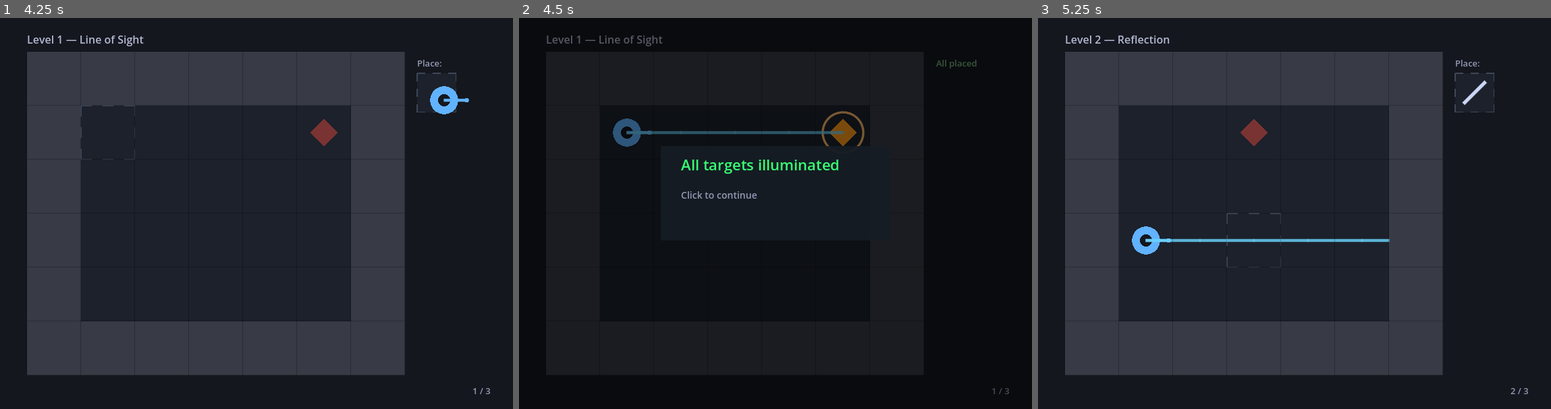
Above: before the commit, frames 1-3 (left to right).
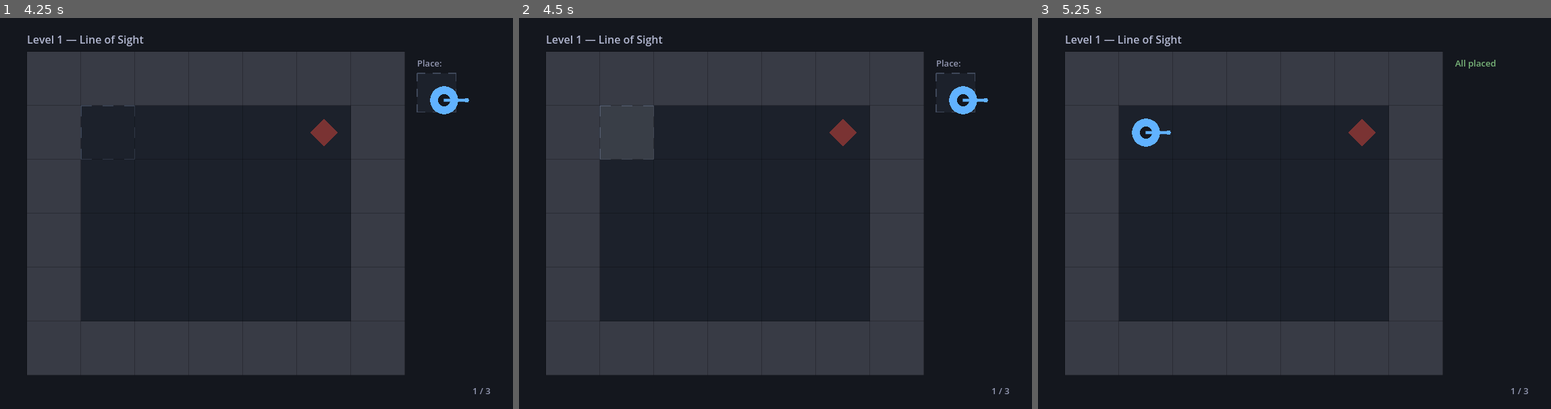
Above: after the commit, the same moments.

Repository: clusterrace/first-puzzle-game
Game: Godot game, scene res://scenes/Game.tscn
The game is run twice, just before and just after one commit, with the same random seed, the same clock (stepped at 60 frames per second) and the same inputs.
Inputs (mouse positions are in pixels of both pictures, inside the frame that each line leads up to):
- Up to frame 1 (4.25 s): tap Enter at 0.5, 2, 3.5 s; move the mouse to (369, 193) at 0.52 s; click (369, 193) at 0.67 s; tap Space at 1.25, 2.75 s; move the mouse to (153, 233) at 1.27 s; click (153, 233) at 1.42 s; move the mouse to (307, 127) at 2.02 s; click (307, 127) at 2.17 s; move the mouse to (230, 291) at 2.77 s; click (230, 291) at 2.92 s; move the mouse to (410, 272) at 3.52 s; click (410, 272) at 3.67 s
- Up to frame 2 (4.5 s): tap Space at 4.25 s; move the mouse to (621, 154) at 4.27 s; click (621, 154) at 4.42 s
- Up to frame 3 (5.25 s): move the mouse to (1320, 213) at 5.02 s; click (1320, 213) at 5.17 s

Frame 1 is identical in both runs. In frame 2, 35% of the frame differs, in the area x 5-96%, y 4-97%; in frame 3, 1.8%.
Error after the commit: Parse Error: Invalid escape in string. (res://scripts/AudioManager.gd:188)

Commit message:
Integrate placeholder SFX into game events (KAMA-21)
- Set up AudioManager as autoload singleton in project.godot
- Wire audio event triggers into Game.gd:
  * piece placement → evt_piece_placed()
  * mirror flips → evt_mirror_flipped()
  * target illumination → evt_target_lit()
  * puzzle completion → evt_level_complete()
  * level advance → evt_advance_level()
- Track newly lit targets to trigger targeted audio feedback
- Create placeholder audio files (silent WAV format) for all 11 SFX
- Update AudioManager to load WAV assets instead of OGG

All high-priority game events now trigger corresponding audio,
setting foundation for future SFX asset replacement.

Co-Authored-By: Paperclip <noreply@paperclip.ing>

Diff:
--- a/project.godot
+++ b/project.godot
@@ -11,6 +11,10 @@
 config/features=PackedStringArray("4.6", "GL Compatibility")
 config/icon="res://icon.svg"
 
+[autoload]
+
+AudioManager="*res://scripts/AudioManager.gd"
+
 [display]
 
 window/size/viewport_width=760
--- a/scripts/AudioManager.gd
+++ b/scripts/AudioManager.gd
@@ -17,17 +17,17 @@
 
 # ── SFX Library (paths mapped to audio asset IDs) ─────────────────────────────
 var sfx_library: Dictionary = {
-	"place_piece": "res://audio/sfx/place_piece.ogg",
-	"mirror_flip_a": "res://audio/sfx/mirror_flip_a.ogg",
-	"mirror_flip_b": "res://audio/sfx/mirror_flip_b.ogg",
-	"ray_trace": "res://audio/sfx/ray_trace.ogg",
-	"target_hit_01": "res://audio/sfx/target_hit_01.ogg",
-	"target_hit_02": "res://audio/sfx/target_hit_02.ogg",
-	"target_hit_03": "res://audio/sfx/target_hit_03.ogg",
-	"target_hit_04": "res://audio/sfx/target_hit_04.ogg",
-	"win": "res://audio/sfx/win.ogg",
-	"level_next": "res://audio/sfx/level_next.ogg",
-	"hover": "res://audio/sfx/hover.ogg",
+	"place_piece": "res://audio/sfx/place_piece.wav",
+	"mirror_flip_a": "res://audio/sfx/mirror_flip_a.wav",
+	"mirror_flip_b": "res://audio/sfx/mirror_flip_b.wav",
+	"ray_trace": "res://audio/sfx/ray_trace.wav",
+	"target_hit_01": "res://audio/sfx/target_hit_01.wav",
+	"target_hit_02": "res://audio/sfx/target_hit_02.wav",
+	"target_hit_03": "res://audio/sfx/target_hit_03.wav",
+	"target_hit_04": "res://audio/sfx/target_hit_04.wav",
+	"win": "res://audio/sfx/win.wav",
+	"level_next": "res://audio/sfx/level_next.wav",
+	"hover": "res://audio/sfx/hover.wav",
 }
 
 # ── Voice Tracking (prevent voice-limit overflow) ─────────────────────────────
--- a/scripts/Game.gd
+++ b/scripts/Game.gd
@@ -152,6 +152,11 @@
 # ── Ray tracing ───────────────────────────────────────────────────────────────
 func _update_rays() -> void:
 	ray_segs = []
+	var newly_lit_targets: Array[Vector2i] = []
+
+	# Track previous lit state for detecting newly lit targets
+	var previously_lit: Dictionary = lit.duplicate()
+
 	lit = {}
 	for r in range(ROWS):
 		for c in range(COLS):
@@ -162,11 +167,25 @@
 		if in_bounds(cell.x, cell.y) and grid[cell.x][cell.y] == OBS:
 			_trace_ray(cell.x, cell.y, obs_dirs[cell])
 
+	# Detect newly lit targets and trigger audio
+	for target_pos: Vector2i in lit.keys():
+		if lit[target_pos] and not previously_lit.get(target_pos, false):
+			newly_lit_targets.append(target_pos)
+
 	var all_lit := lit.size() > 0
 	for cell: Vector2i in lit.keys():
 		if not lit[cell]:
 			all_lit = false
 			break
+
+	# AUDIO: Trigger win celebration on state change
+	if all_lit and not win:
+		AudioManager.evt_level_complete()
+
+	# AUDIO: Play target hit sounds for newly illuminated targets
+	for i in range(newly_lit_targets.size()):
+		AudioManager.evt_target_lit(i)
+
 	win = all_lit
 	queue_redraw()
 
@@ -227,6 +246,10 @@
 	if win:
 		if event is InputEventMouseButton and event.pressed:
 			var next := (level_idx + 1) % LEVELS.size()
+
+			# AUDIO: Level transition sound
+			await AudioManager.evt_advance_level()
+
 			load_level(next)
 		return
 
@@ -250,12 +273,24 @@
 			grid[r][c] = piece
 			if piece == OBS:
 				obs_dirs[Vector2i(r, c)] = RT
+
+			# AUDIO: Piece placement confirmation
+			AudioManager.evt_piece_placed()
+
 			_update_rays()
 		elif t == MIR_F:
 			grid[r][c] = MIR_B
+
+			# AUDIO: Mirror flip confirmation
+			AudioManager.evt_mirror_flipped()
+
 			_update_rays()
 		elif t == MIR_B:
 			grid[r][c] = MIR_F
+
+			# AUDIO: Mirror flip confirmation
+			AudioManager.evt_mirror_flipped()
+
 			_update_rays()
 
 # ── Drawing ───────────────────────────────────────────────────────────────────
Not shown, added: audio/sfx/hover.wav
Not shown, added: audio/sfx/level_next.wav
Not shown, added: audio/sfx/mirror_flip_a.wav
Not shown, added: audio/sfx/mirror_flip_b.wav
Not shown, added: audio/sfx/place_piece.wav
Not shown, added: audio/sfx/ray_trace.wav
Not shown, added: audio/sfx/target_hit_01.wav
Not shown, added: audio/sfx/target_hit_02.wav
Not shown, added: audio/sfx/target_hit_03.wav
Not shown, added: audio/sfx/target_hit_04.wav
Not shown, added: audio/sfx/win.wav
